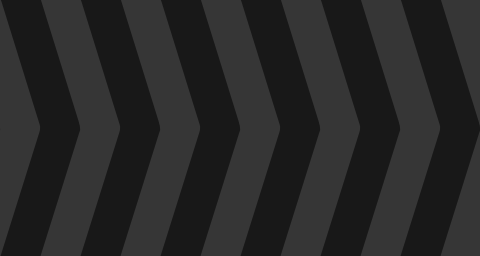
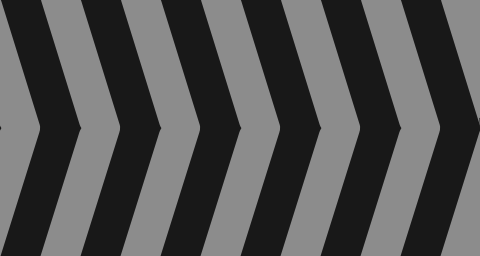
Two versions of the same layered image (480x256). Layer-by-layer changes:
painted on "Paint Layer 3" over [left=0, top=0, right=480, bottom=256]
